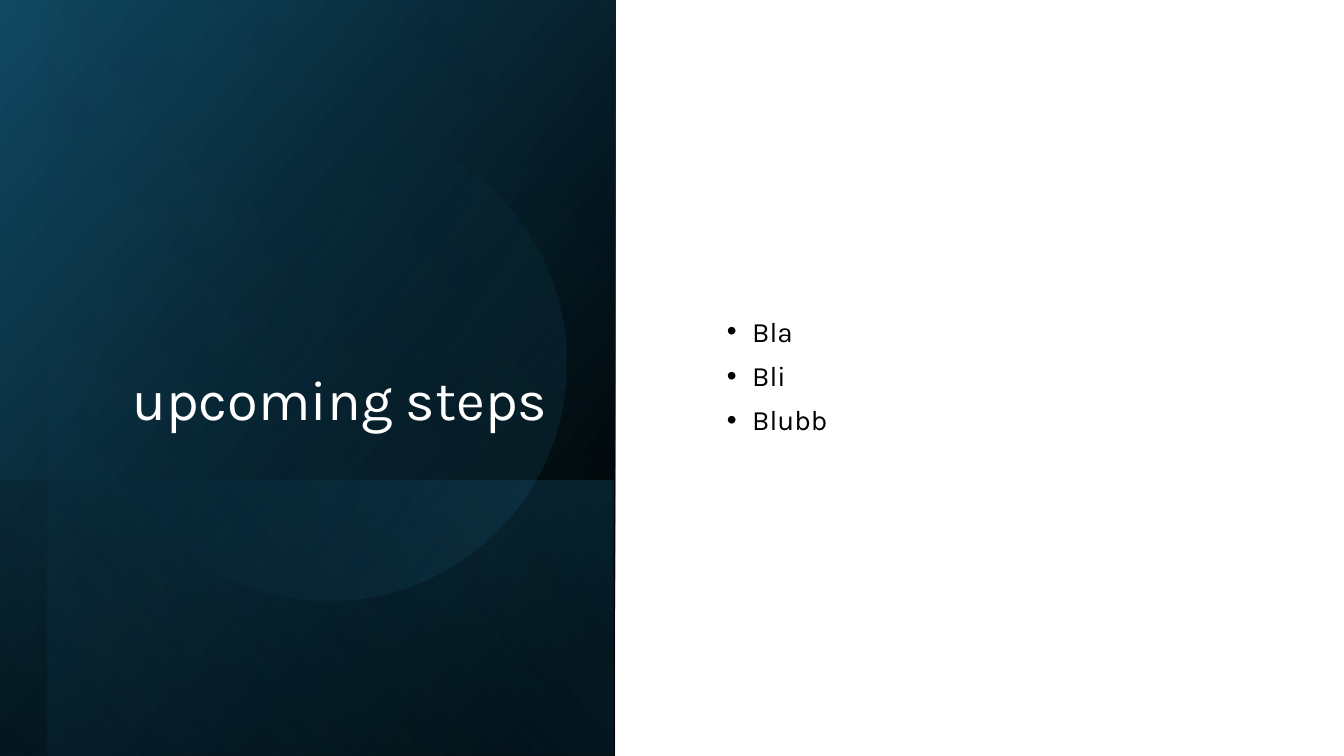
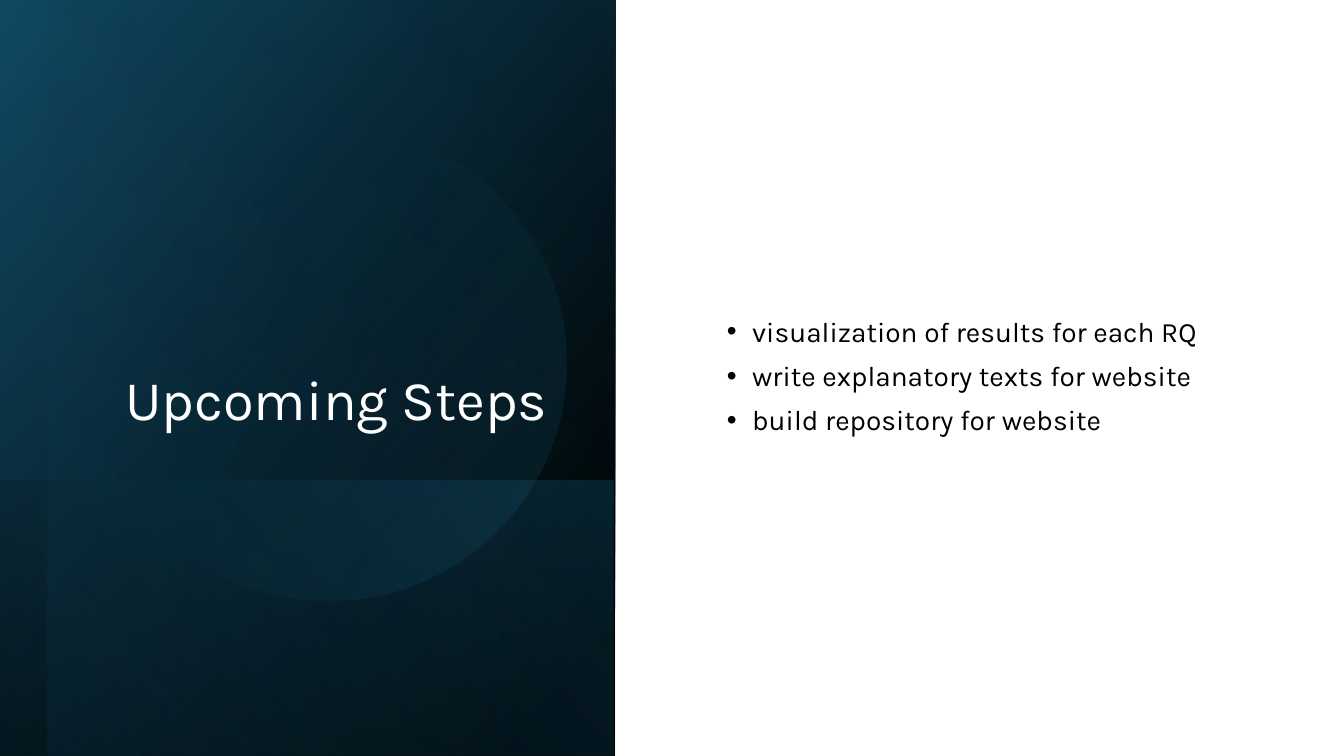
Before and after one commit to EmilieTr/darts_data_science_project, a slide deck: slide 7 of Presentations/DS_Project_Week-2.pptx (slide 4 before the commit). Drawn at 1344x756 pixels with LibreOffice and Linux fonts; fonts in the diff are those of the drawing. Boxes give left, top, right and bottom in pixels: in the first picture for what was removed or moved away, otherwise in the second. Text is boxed around its words. In the diff, an @@ line names an element or a change of style, - is before the commit and + after.

```diff
--- a/Presentations/DS_Project_Week-2.pptx
+++ b/Presentations/DS_Project_Week-2.pptx
@@ text at bbox=[752, 322, 1196, 437]: text changed @@
-• Bla
-• Bli
-• Blubb
+• visualization of results for each RQ
+• write explanatory texts for website
+• build repository for website
@@ title at bbox=[125, 381, 548, 434]: text changed @@
-upcoming steps
+Upcoming Steps
```
Also in this commit, not shown: 1 other slide changed, 5 slides added, 1 slide removed, 2 other files.
